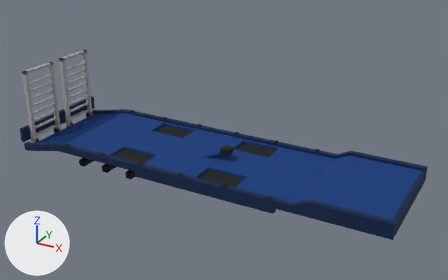
Renders of the glTF model src/render/assets/hueffermann-hpa-24-81-l-trailer.glb from each side of a commit.
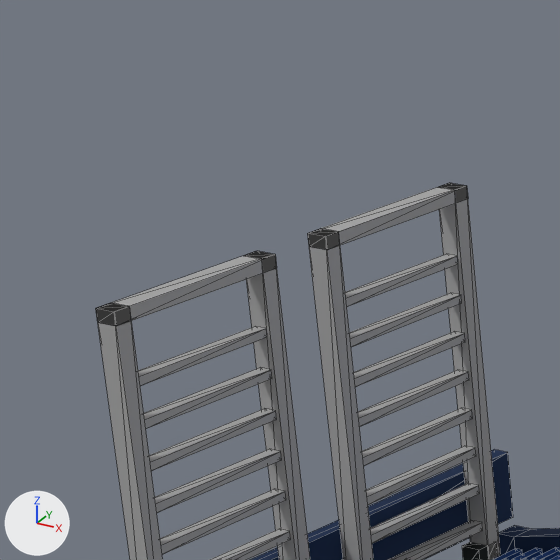
There are two pictures of each version: one whole from a 50 mm camera at (8.35, -10.66, 6.47) aimed at (2.46, 0.05, 1.12), one close up on the part from 1% to 23% of the width and 6% to 41% of the height. Arrows for +X, +Y and +Z are at lower left; the lights stay in place. The last two pictures show the newer version. The close-ups show mesh edges as thin lines. Where no turn or scale is listed for an object, it has been applied to the vertices. Vertices at exactly the same position are counted once.

The older version as bpy lines, for what is in view:
```python
me_trailer = bpy.data.meshes.new('trailer')
me_trailer.from_pydata(...)  # 660 vertices, 1206 faces; spans x -4.36..4.36, y -1.27..1.27, z -1.01..1.01
me_trailer.materials.append(mat_trailer)
ob_trailer = bpy.data.objects.new('trailer', me_trailer)
ob_trailer.location = (2.14, 0.0, 1.235)
```
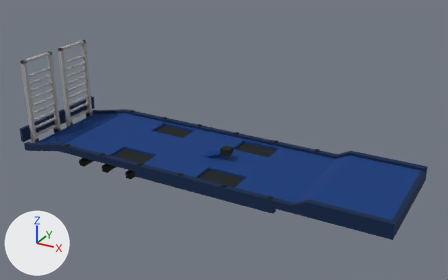
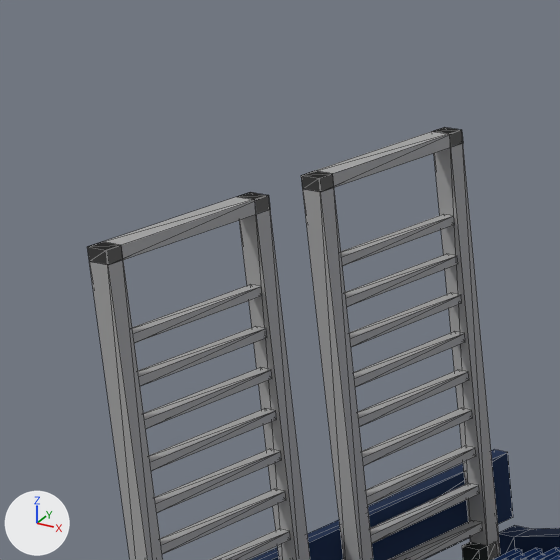
Where the newer file only moved an object's origin or applied its transform, the numbers keep the older frame.

Where the change shows, as pixel boxes [x1, y1, x2, y2] in the close-ups (560 x 560 px; the box of a moved part takes in the faces that stretch with it):
```json
{"object": "trailer", "change": "reshaped", "before": [96, 183, 560, 560], "after": [88, 127, 560, 560]}
{"part": 1, "of": "me_trailer", "change": "added", "after": [132, 284, 262, 343]}
{"part": 2, "of": "me_trailer", "change": "added", "after": [341, 214, 455, 266]}
{"part": 3, "of": "me_trailer", "change": "moved or reshaped", "before": [96, 183, 500, 560], "after": [88, 127, 500, 560]}
```

Edits to the scene script, one JSON object a line:
```json
{"block": "me_trailer", "where": "# used by ob_trailer; location = (2.14, 0.0, 1.235)"}
{"op": "remove", "block": "me_trailer", "code": "me_trailer.from_pydata(...)  # 660 vertices, 1206 faces; spans x -4.36..4.36, y -1.27..1.27, z -1.01..1.01"}
{"op": "add", "block": "me_trailer", "code": "me_trailer.from_pydata(...)  # 676 vertices, 1230 faces; spans x -4.36..4.36, y -1.27..1.27, z -1.02..1.27"}
{"block": "me_trailer", "change": "me_trailer part 1: a new loose piece, a box spanning x -4.26..-4.2, y -0.97..-0.23, z 0.855..0.895, in mat_trailer"}
{"block": "me_trailer", "change": "me_trailer part 2: a new loose piece, a box spanning x -4.26..-4.2, y 0.23..0.97, z 0.855..0.895, in mat_trailer"}
{"block": "me_trailer", "change": "me_trailer part 3"}
{"block": "me_trailer", "change": "16 vertices in x -4.28..-4.18, y -1.05..1.05, z 1.01 move by (0.0, 0.0, 0.26)"}
{"block": "me_trailer", "change": "8 vertices in x -4.28..-4.18, y -1.05..1.05, z 0.95 move by (0.0, 0.0, 0.25)"}
{"block": "me_trailer", "change": "other edits to the shape of me_trailer do not show in these pictures"}
```
